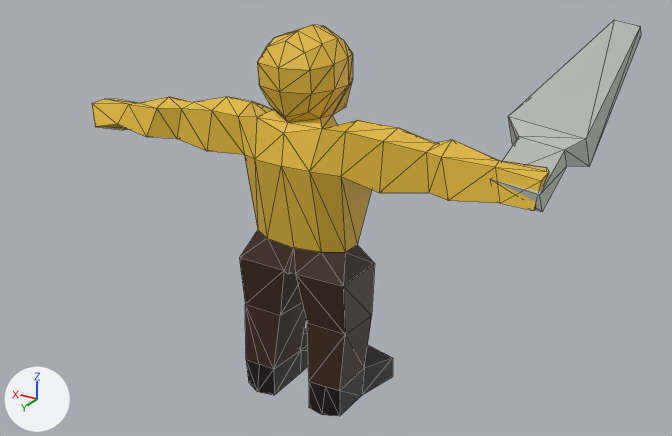
What one commit did to the glTF model assets/models/warrior.glb.
Before and after are seen from a 50 mm camera at (-2.56, 3.93, 3.1) aimed at (0.3, -0.83, 0.72). The lights are fixed; the arrows at lower left show +X, +Y and +Z. The first picture is the older version. Mesh edges are drawn as thin lines. Where no turn or scale is listed for an object, it has been applied to the vertices.

In view in the first picture: 'Sword', 'Warrior'.
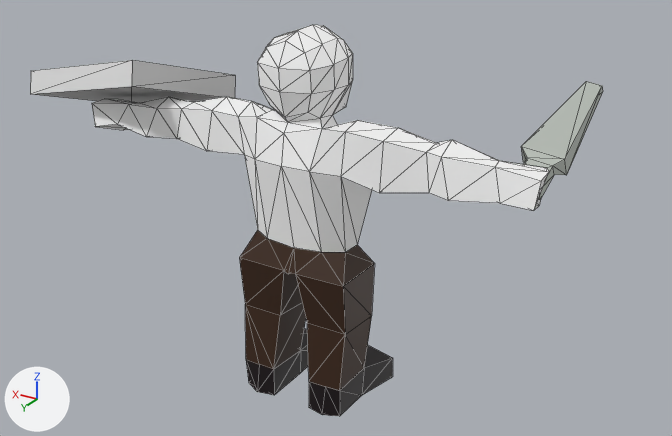
Where the change shows, as pixel boxes [x1, y1, x2, y2] in the pictures (672 x 436 px):
'Warrior', recoloured, surface changed (yellow to white): [92, 25, 549, 255] in both
'Sword', moved, rescaled: before [491, 20, 641, 212]; after [521, 81, 603, 200]
'Shield', added: after [31, 60, 235, 102]

The change, as a list of edits to the scene's bpy script:
```text
Change mat_material_001:
    mat_material_001.base_color: (0.802, 0.514, 0.0429) -> (1.0, 1.0, 1.0)  # yellow #e7be3a -> white #ffffff
    mat_material_001.roughness: 0.5 -> 1.0
    mat_material_001.metallic: 0.0 -> 1.0
Add mat_teamcolor:
    mat_teamcolor = principled_material('TeamColor')
    mat_teamcolor.base_color = (0.8, 0.8, 0.8)  # white #e7e7e7
Add me_cube_002:
    me_cube_002.from_pydata([(0.414, -0.439, -0.15), (-0.545, -0.292, 0.066), (0.392, -0.394, -0.279), (-0.567, -0.247, -0.063), (0.567, 0.247, 0.063), (-0.392, 0.394, 0.279), (0.545, 0.292, -0.066), (-0.414, 0.439, 0.15)], [], [(0, 1, 3), (0, 3, 2), (2, 3, 7), (2, 7, 6), (6, 7, 5), (6, 5, 4), (4, 5, 1), (4, 1, 0), (2, 6, 4), (2, 4, 0), (7, 3, 1), (7, 1, 5)])
    me_cube_002.materials.append(mat_teamcolor)  # white #e7e7e7
Change ob_sword:
    ob_sword.location: (-1.136, -0.833, 1.611) -> (-1.201, -0.468, 1.571)
    ob_sword.scale: (1.0, 1.0, 1.0) -> (0.541, 0.541, 0.541)
Add ob_shield:
    ob_shield = bpy.data.objects.new('Shield', me_cube_002)
    ob_shield.location = (1.245, -0.067, 1.65)
```
